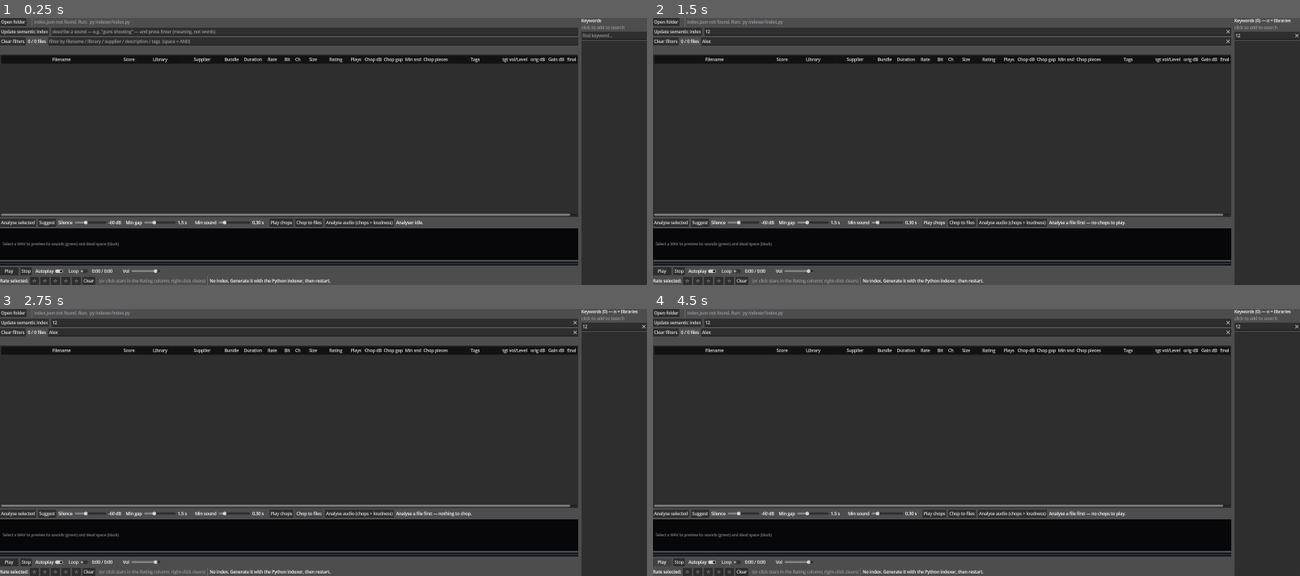
Above: before the commit, frames 1-4 (two rows, left to right).
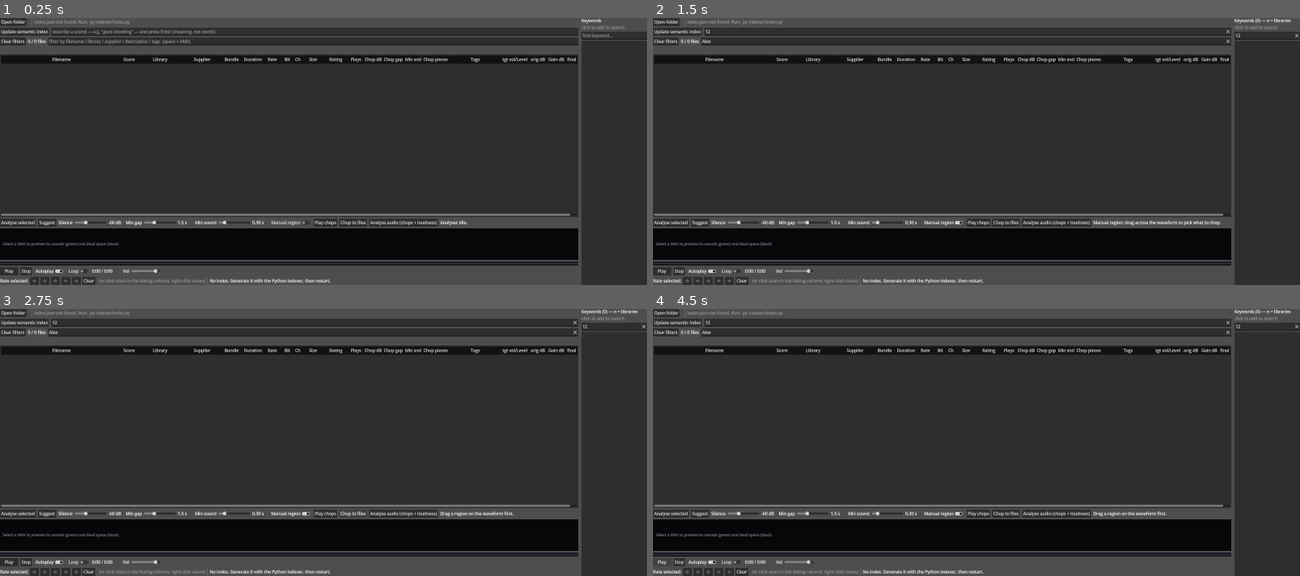
Above: after the commit, the same moments.

Repository: benedictcarter/sound_lib
Game: Godot game, scene res://main.tscn
Same seed, same stepped clock (60 frames per second), same inputs: the game is played once before the commit and once after it.
Inputs (mouse positions are in pixels of both pictures, inside the frame that each line leads up to):
- Up to frame 1 (0.25 s): no input
- Up to frame 2 (1.5 s): click (970, 31) at 0.52 s; type "12" at 0.6 s; click (963, 42) at 0.75 s; type "Alex" at 0.83 s; click (1267, 36) at 0.98 s; type "12" at 1.07 s; click (944, 223) at 1.25 s, where only the run after the commit has a clickable "Manual region"
- Up to frame 3 (2.75 s): click "Chop to files" at 2 s
- Up to frame 4 (4.5 s): click "Play chops" at 2.75 s; click "Play chops" at 3.5 s; click "Play" at 4.25 s

The runs differ from the first frame. In frame 1, 0.5% of the frame differs, in the area x 41-73%, y 75-79%; in frame 2, 0.6%, in the area x 41-88%, y 75-79%; in frame 3, 0.5%; in frame 4, 0.6%.

Commit message:
Manual region chop: drag one region on the waveform, chop just that
New 'Manual region' toggle (CheckButton) on the analyser bar. When on, the
WaveGraph takes a single drag-selected region (sel_a/sel_b fractions, emitted via
region_selected; right-click clears) instead of the detector's segments — no
threshold/gap logic, just the drag's start/stop. The graph colours inside-region
green, outside grey, with bright-yellow edges and a hint when nothing's picked.
_effective_segments() funnels both Chop to files and Play chops through the same
path (manual region as a frame pair, else _graph.segments). Stale selections are
cleared when a new file loads.

Co-Authored-By: Claude Opus 4.8 <noreply@anthropic.com>

Diff:
--- a/app/main.gd
+++ b/app/main.gd
@@ -87,11 +87,17 @@
 class WaveGraph extends Control:
 	signal threshold_picked(db: float)     # right-click/drag: set the silence threshold
 	signal seek_requested(fraction: float) # left-click/drag: scrub playback
+	signal region_selected(a: float, b: float)  # manual mode: drag-selected [a,b] fractions
 
 	var levels := PackedFloat32Array()
 	var segments: Array = []          # [[start_frame, end_frame], ...]
 	var threshold_db: float = DEF_SILENCE_DB
 	var playhead: float = -1.0        # 0..1; < 0 hides
+	# Manual mode: left-drag picks ONE region [sel_a, sel_b] (fractions) to chop
+	# verbatim — no threshold/gap logic. Right-click clears it.
+	var manual_mode: bool = false
+	var sel_a: float = -1.0
+	var sel_b: float = -1.0
 	const TOP_DB := 0.0
 	const BOT_DB := -90.0
 	const TRACK_PAD := 7.0            # px from the bottom for the seek track + dot
@@ -110,6 +116,31 @@
 	# Left DRAG = scrub only (so a horizontal scrub doesn't wobble the threshold).
 	# Right click/drag = set the chop dB level only.
 	func _gui_input(event: InputEvent) -> void:
+		# Manual region mode: left-drag picks ONE region; right-click clears it.
+		# (Seeking still works via the strip below; this surface is for selecting.)
+		if manual_mode:
+			if event is InputEventMouseButton and event.pressed:
+				if event.button_index == MOUSE_BUTTON_LEFT:
+					sel_a = _frac_at_x(event.position.x)
+					sel_b = sel_a
+					queue_redraw()
+					accept_event()
+				elif event.button_index == MOUSE_BUTTON_RIGHT:
+					sel_a = -1.0
+					sel_b = -1.0
+					region_selected.emit(-1.0, -1.0)
+					queue_redraw()
+					accept_event()
+			elif event is InputEventMouseButton and not event.pressed:
+				if event.button_index == MOUSE_BUTTON_LEFT and sel_a >= 0.0:
+					region_selected.emit(minf(sel_a, sel_b), maxf(sel_a, sel_b))
+					accept_event()
+			elif event is InputEventMouseMotion and (event.button_mask & MOUSE_BUTTON_MASK_LEFT) != 0:
+				sel_b = _frac_at_x(event.position.x)
+				region_selected.emit(minf(sel_a, sel_b), maxf(sel_a, sel_b))
+				queue_redraw()
+				accept_event()
+			return
 		if event is InputEventMouseButton and event.pressed:
 			if event.button_index == MOUSE_BUTTON_LEFT:
 				seek_requested.emit(_frac_at_x(event.position.x))
@@ -143,28 +174,49 @@
 		var has_segs := segments.size() > 0
 		var green := Color(0.30, 0.85, 0.45)
 		var grey := Color(0.46, 0.46, 0.52)
+		# In manual mode, "kept" = inside the drag-selected region; else the
+		# detected segments. The waveform colours the same way (green = kept).
+		var m_lo := minf(sel_a, sel_b)
+		var m_hi := maxf(sel_a, sel_b)
+		var m_sel := manual_mode and sel_a >= 0.0 and sel_b >= 0.0 and (m_hi - m_lo) > 0.0005
 		for x in int(w):
 			var fi := mini(int(float(x) / w * n), n - 1)
-			var kept := not has_segs or _frame_in_segment(fi)
+			var kept: bool
+			if manual_mode:
+				var fx := float(x) / w
+				kept = m_sel and fx >= m_lo and fx <= m_hi
+			else:
+				kept = not has_segs or _frame_in_segment(fi)
 			draw_line(Vector2(x, h), Vector2(x, _yfor(levels[fi])), green if kept else grey, 1.0)
-		# chop boundaries: start + end of every kept piece, in blue
-		if has_segs:
-			var bcol := Color(0.30, 0.62, 1.0, 0.9)
-			for s in segments:
-				var xs := float(int(s[0])) / n * w
-				var xe := float(int(s[1])) / n * w
-				draw_line(Vector2(xs, 0), Vector2(xs, h), bcol, 1.0)
-				draw_line(Vector2(xe, 0), Vector2(xe, h), bcol, 1.0)
-		# silence threshold + its dB value
-		var ty := _yfor(threshold_db)
-		var ocol := Color(1.0, 0.6, 0.1)
-		draw_line(Vector2(0, ty), Vector2(w, ty), ocol, 1.5)
 		var font := get_theme_default_font()
-		var lbl := "%d dB" % int(round(threshold_db))
-		var lw := font.get_string_size(lbl, HORIZONTAL_ALIGNMENT_LEFT, -1, 13).x
-		var lyt := clampf(ty - 4.0, 11.0, h - 2.0)
-		draw_string(font, Vector2(w - lw - 6.0, lyt), lbl,
-			HORIZONTAL_ALIGNMENT_LEFT, -1, 13, ocol)
+		if manual_mode:
+			# bright yellow edges of the selected region; a hint when nothing picked
+			if m_sel:
+				var scol := Color(1.0, 0.85, 0.2)
+				draw_line(Vector2(m_lo * w, 0), Vector2(m_lo * w, h), scol, 1.5)
+				draw_line(Vector2(m_hi * w, 0), Vector2(m_hi * w, h), scol, 1.5)
+			else:
+				draw_string(font, Vector2(10, 16),
+					"Drag across the waveform to select a region to chop (right-click clears)",
+					HORIZONTAL_ALIGNMENT_LEFT, -1, 13, Color(1.0, 0.85, 0.2))
+		else:
+			# chop boundaries: start + end of every kept piece, in blue
+			if has_segs:
+				var bcol := Color(0.30, 0.62, 1.0, 0.9)
+				for s in segments:
+					var xs := float(int(s[0])) / n * w
+					var xe := float(int(s[1])) / n * w
+					draw_line(Vector2(xs, 0), Vector2(xs, h), bcol, 1.0)
+					draw_line(Vector2(xe, 0), Vector2(xe, h), bcol, 1.0)
+			# silence threshold + its dB value
+			var ty := _yfor(threshold_db)
+			var ocol := Color(1.0, 0.6, 0.1)
+			draw_line(Vector2(0, ty), Vector2(w, ty), ocol, 1.5)
+			var lbl := "%d dB" % int(round(threshold_db))
+			var lw := font.get_string_size(lbl, HORIZONTAL_ALIGNMENT_LEFT, -1, 13).x
+			var lyt := clampf(ty - 4.0, 11.0, h - 2.0)
+			draw_string(font, Vector2(w - lw - 6.0, lyt), lbl,
+				HORIZONTAL_ALIGNMENT_LEFT, -1, 13, ocol)
 		# seek track along the very bottom (this IS the play bar), + playback cursor
 		# and the play dot riding on it -- dot and white line share x, so they line
 		# up exactly by construction. Left-click/drag the graph to scrub.
@@ -370,6 +422,7 @@
 var _chop_thread: Thread = null
 var _chop_busy: bool = false
 var _chop_btn: Button
+var _manual_chk: CheckButton           # manual drag-a-region chop mode
 var _chop_spec_path: String = ""
 var _chop_result_path: String = ""
 
@@ -1192,6 +1245,13 @@
 	_snd_slider = _add_slider(bar, "Min sound", 0.0, 2.0, 0.05, DEF_MIN_SOUND_S)
 	_snd_lbl = bar.get_child(bar.get_child_count() - 1) as Label
 
+	_manual_chk = CheckButton.new()
+	_manual_chk.text = "Manual region"
+	_manual_chk.tooltip_text = "Ignore the detector: drag ONE region on the waveform " \
+		+ "and Chop/Play just that (right-click clears). Uses the drag's start/stop only."
+	_manual_chk.toggled.connect(_on_manual_toggled)
+	bar.add_child(_manual_chk)
+
 	var playchops := Button.new()
 	playchops.text = "Play chops"
 	playchops.tooltip_text = "Play each chop piece in turn with 1 s of silence " \
@@ -1226,6 +1286,7 @@
 		+ "Left-drag: scrub. Right-click/drag: set the chop dB only."
 	_graph.threshold_picked.connect(_on_graph_threshold_picked)
 	_graph.seek_requested.connect(_on_graph_seek)
+	_graph.region_selected.connect(_on_graph_region_selected)
 	root.add_child(_graph)
 	_update_param_labels()
 
@@ -2899,8 +2960,9 @@
 
 # ----- play chops: each piece + 1 s of silence, as a single preview stream ---
 func _play_chops() -> void:
-	if typeof(_an_rec) != TYPE_DICTIONARY or _graph.segments.is_empty():
-		_an_status.text = "Analyse a file first — no chops to play."
+	if typeof(_an_rec) != TYPE_DICTIONARY or _effective_segments().is_empty():
+		_an_status.text = ("Drag a region on the waveform first." if _graph.manual_mode
+			else "Analyse a file first — no chops to play.")
 		return
 	var abs := _abs_path(_an_rec)
 	if String(_an_rec.get("ext", "")).to_lower() != "wav" or not FileAccess.file_exists(abs):
@@ -2945,7 +3007,7 @@
 	var silence := PackedByteArray()
 	silence.resize(int(sr) * frame_bytes)        # 1 s of zeros (= silence, signed PCM)
 	var out := PackedByteArray()
-	for s in _graph.segments:
+	for s in _effective_segments():
 		var a := clampi(int(round(float(s[0]) * _an_frame_s * sr)), 0, total)
 		var b := clampi(int(round(float(s[1]) * _an_frame_s * sr)), 0, total)
 		if b <= a:
@@ -2962,12 +3024,54 @@
 	return sw
 
 
+# Toggle manual region mode: drag ONE region to chop, no detector logic.
+func _on_manual_toggled(on: bool) -> void:
+	if _graph == null:
+		return
+	_graph.manual_mode = on
+	_graph.sel_a = -1.0
+	_graph.sel_b = -1.0
+	_graph.queue_redraw()
+	_an_status.text = ("Manual region: drag across the waveform to pick what to chop."
+		if on else "Manual region off — back to the detector.")
+
+
+# The selected drag-region as a frame pair, so it flows through the same chop/play
+# path as the detector. Empty if nothing valid is selected.
+func _on_graph_region_selected(a: float, _b: float) -> void:
+	if a < 0.0:
+		_an_status.text = "Selection cleared."
+		return
+	var segs := _effective_segments()
+	if segs.is_empty():
+		return
+	var t0 := float(segs[0][0]) * _an_frame_s
+	var t1 := float(segs[0][1]) * _an_frame_s
+	_an_status.text = "Region %s–%s (%.2f s). Chop to files / Play chops." % [
+		_fmt_time(t0), _fmt_time(t1), t1 - t0]
+
+
+# Segments to chop/play: the manual drag-region (one piece) when manual mode is on
+# and a region is picked, otherwise the detector's segments.
+func _effective_segments() -> Array:
+	if _graph != null and _graph.manual_mode:
+		var lo := minf(_graph.sel_a, _graph.sel_b)
+		var hi := maxf(_graph.sel_a, _graph.sel_b)
+		if _graph.sel_a >= 0.0 and _graph.sel_b >= 0.0 and (hi - lo) > 0.0005:
+			var n := _an_levels.size()
+			return [[lo * n, hi * n]]
+		return []
+	return _graph.segments
+
+
 # ----- chop to files: chop.py writes name_chopped_NNN.wav beside the original --
 func _chop_selected() -> void:
 	if _chop_busy:
 		return
-	if typeof(_an_rec) != TYPE_DICTIONARY or _graph.segments.is_empty():
-		_an_status.text = "Analyse a file first — nothing to chop."
+	var segs := _effective_segments()
+	if typeof(_an_rec) != TYPE_DICTIONARY or segs.is_empty():
+		_an_status.text = ("Drag a region on the waveform first." if _graph.manual_mode
+			else "Analyse a file first — nothing to chop.")
 		return
 	# A single segment is fine to chop: it trims the surrounding silence, writing
 	# just the kept (green) region as one _chopped_001 file.
@@ -2975,9 +3079,9 @@
 	if String(_an_rec.get("ext", "")).to_lower() != "wav" or not FileAccess.file_exists(abs):
 		_an_status.text = "Chop supports existing WAV files only."
 		return
-	# WYSIWYG: chop exactly the pieces drawn (current segments), in seconds.
+	# WYSIWYG: chop exactly the pieces drawn (current segments / drag region), in seconds.
 	var segs_s: Array = []
-	for s in _graph.segments:
+	for s in segs:
 		segs_s.append([float(s[0]) * _an_frame_s, float(s[1]) * _an_frame_s])
 	# chops inherit the parent's library/supplier/bundle/url in the index
 	var parent := {
@@ -3143,6 +3247,8 @@
 	_an_duration = float(data["duration"])
 	_an_suggested = float(data["suggested_db"])
 	_graph.levels = _an_levels
+	_graph.sel_a = -1.0                 # drop any stale manual selection from the prior file
+	_graph.sel_b = -1.0
 	_apply_saved_or_suggested()        # also recomputes + redraws
 
 
Not shown, changed: CLAUDE.md
